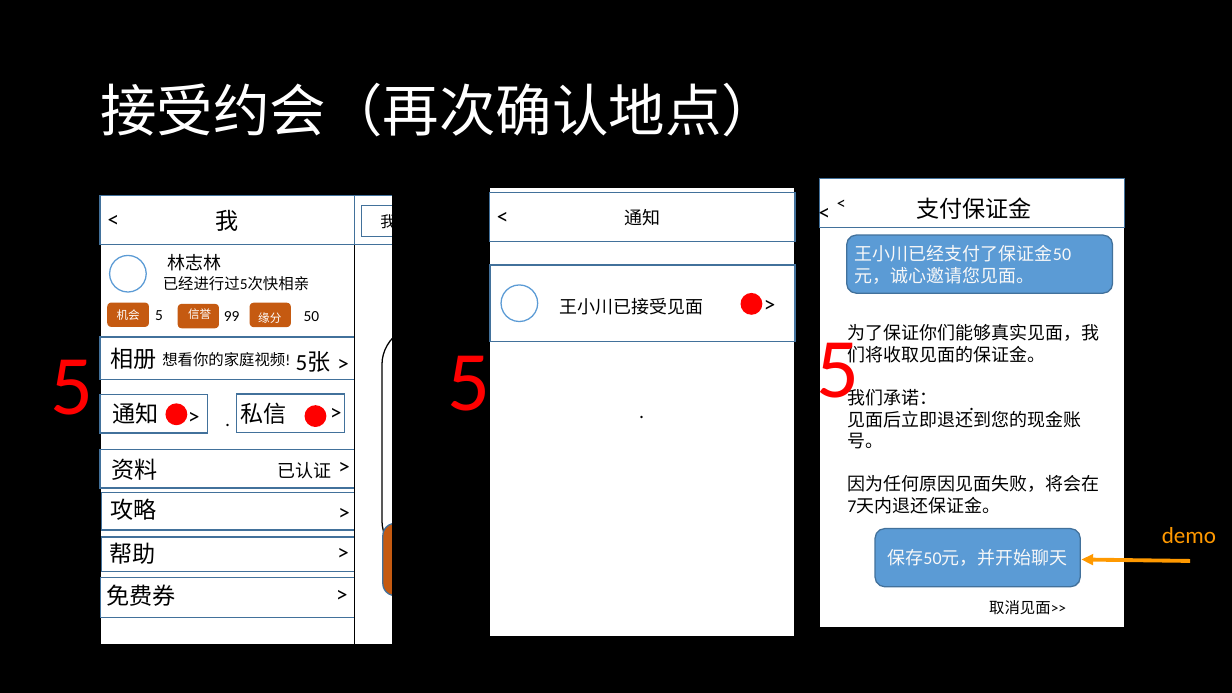
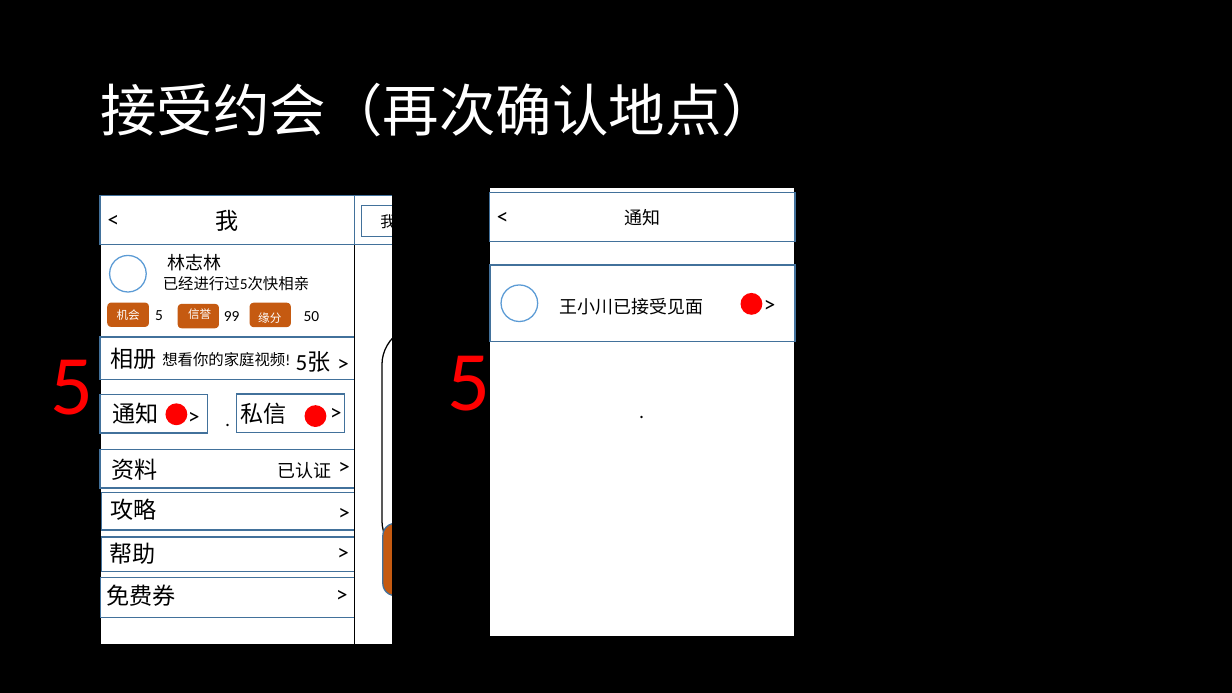
Before and after one commit to Flame-Team/FastOmiai, a slide deck: slide 21 of Docs/快.相亲.PRD.pptx (slide 20 before the commit). Drawn at 1232x693 pixels with LibreOffice and Linux fonts; fonts in the diff are those of the drawing; grey boxes stand for pictures. Boxes give left, top, right and bottom in pixels: in the first picture for what was removed or moved away, otherwise in the second. Text is boxed around its words. In the diff, an @@ line names an element or a change of style, - is before the commit and + after.

Commit message:
优化支付流程。

```diff
--- a/Docs/快.相亲.PRD.pptx
+++ b/Docs/快.相亲.PRD.pptx
@@ rectangle removed at (820,178,1126,628) @@
@@ rectangle removed at (820,178,1126,228) @@
@@ text removed at (814,192,836,228) @@
-<
@@ text removed at (833,188,854,219) @@
-<
@@ text removed at (916,197,1031,219) @@
-支付保证金
@@ rounded rectangle removed at (847,235,1113,293) @@
@@ text removed at (855,245,1071,284) @@
-王小川已经支付了保证金50元，诚心邀请您见面。
@@ text removed at (817,326,860,416) @@
-5
@@ text removed at (847,324,1099,514) @@
-为了保证你们能够真实见面，我们将收取见面的保证金。
-我们承诺：
-见面后立即退还到您的现金账号。
-因为任何原因见面失败，将会在7天内退还保证金。
@@ text removed at (820,387,1126,419) @@
-.
@@ rounded rectangle removed at (875,529,1080,587) @@
@@ text removed at (1162,527,1216,543) @@
-demo
@@ text removed at (887,549,1067,566) @@
-保存50元，并开始聊天
@@ arrow removed from (1190, 561) to (1082, 560) @@
@@ text removed at (989,600,1066,615) @@
-取消见面>>
```
Also in this commit, not shown: 2 other slides changed, 1 slide added.
